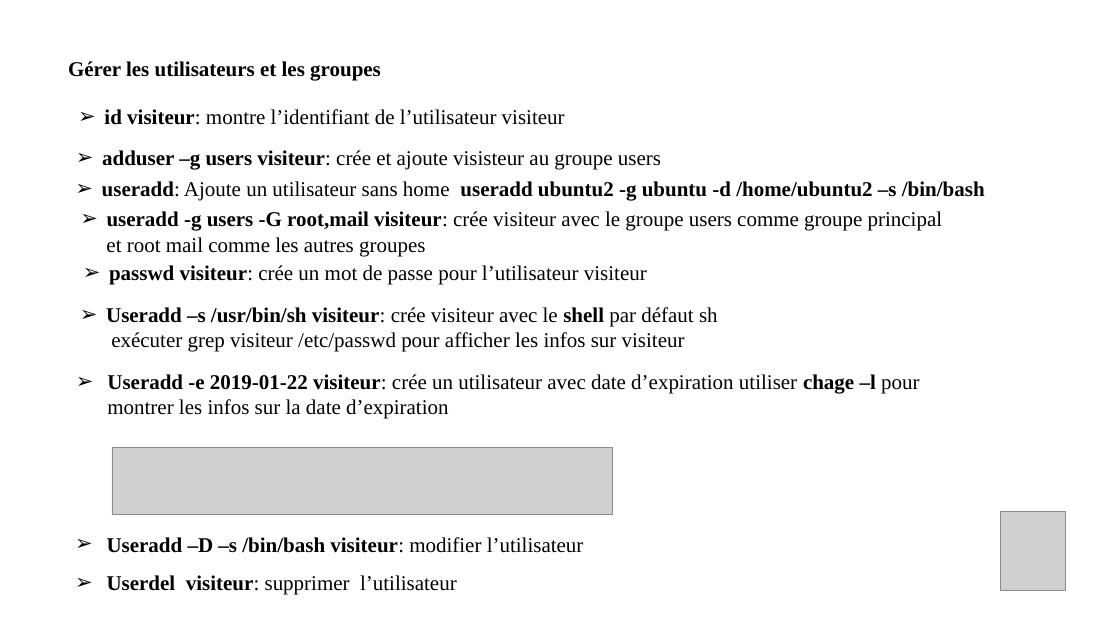
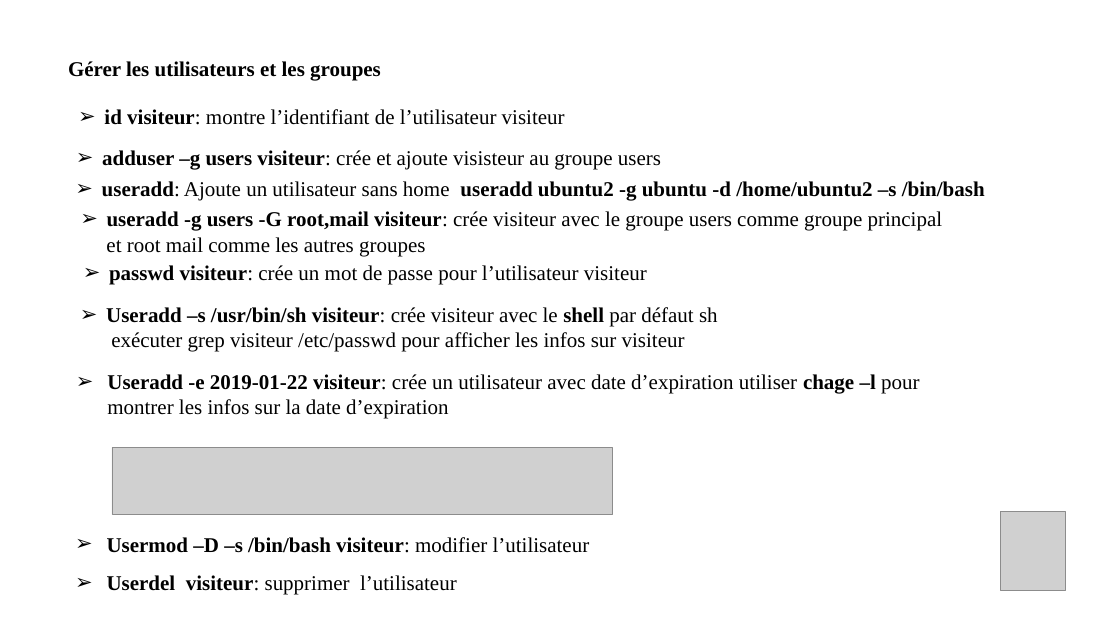
Before and after one commit to bejaouibechir/Devops2024, a slide deck: slide 38 of 1.Linux/0.Linux pour Devops.ppt (slide 39 before the commit). Drawn at 1120x630 pixels with LibreOffice and Linux fonts; fonts in the diff are those of the drawing; grey boxes stand for pictures. Boxes give left, top, right and bottom in pixels: in the first picture for what was removed or moved away, otherwise in the second. Text is boxed around its words. In the diff, an @@ line names an element or a change of style, - is before the commit and + after.

```diff
--- a/1.Linux/0.Linux pour Devops.ppt
+++ b/1.Linux/0.Linux pour Devops.ppt
@@ text at <box>107,537,590,553</box>: text changed @@
-➢ Useradd –D –s /bin/bash visiteur: modifier l’utilisateur
+➢ Usermod –D –s /bin/bash visiteur: modifier l’utilisateur
```
Also in this commit, not shown: 3 other slides changed, 1 slide removed, 1 other file.
